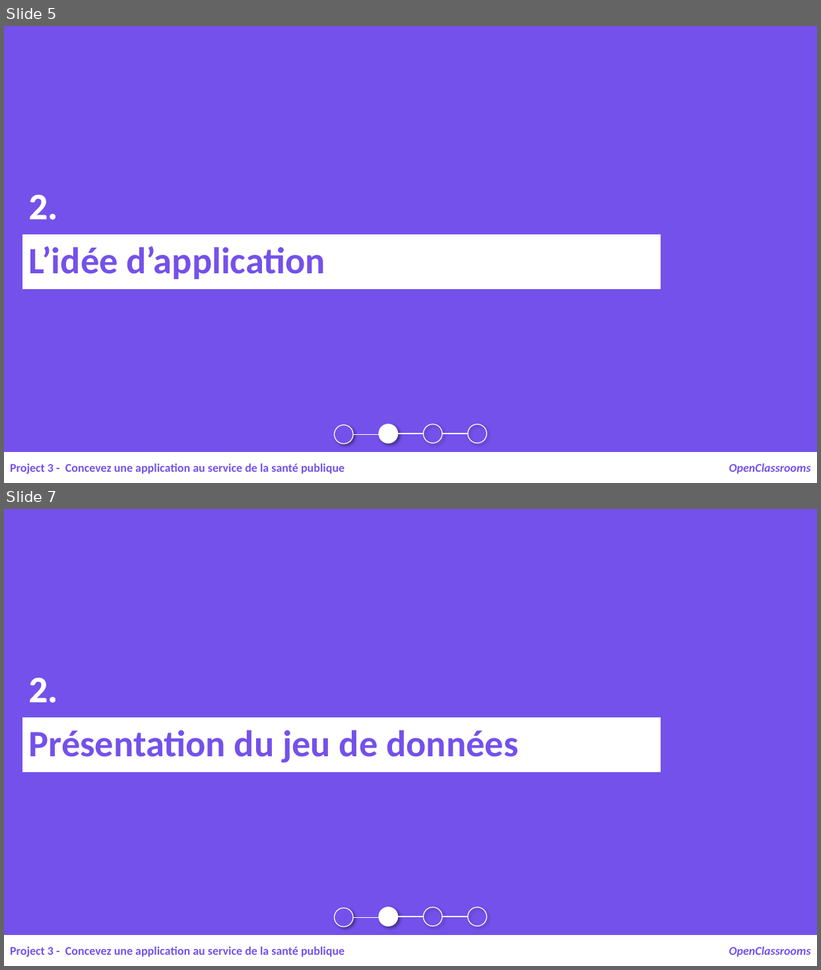
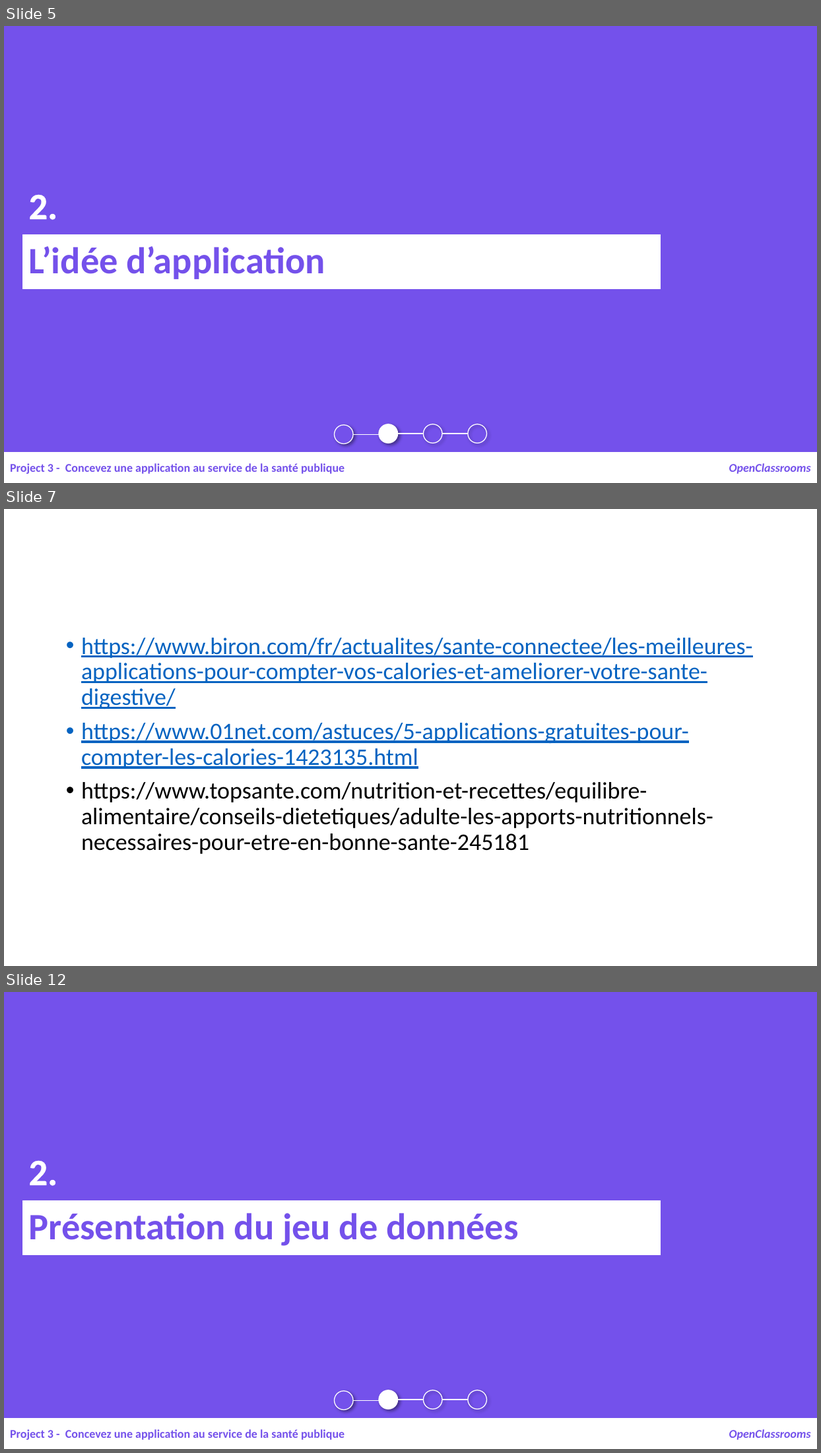
Before and after one commit to samirhinojosa/OC-P3-design-application-public-health, a slide deck: supports/P3_02_presentation.pptx. Shown one above the other, each under a label of ours: slides 5 and 7 before the commit, slides 5, 7 and 12 after it; the slides between them are not shown. The pictures are 821x970 and 821x1453 pixels, drawn with LibreOffice and Linux fonts; fonts in the diff are those of the drawing; background and template pictures are left out. Boxes give left, top, right and bottom in pixels: in the first picture for what was removed or moved away, otherwise in the second. Text is boxed around its words. In the diff, an @@ line names an element or a change of style, - is before the commit and + after.

```diff
--- a/supports/P3_02_presentation.pptx
+++ b/supports/P3_02_presentation.pptx
@@ slide 7 added at bbox=[4, 509, 817, 966], background picture (left out) @@
@@ text added at bbox=[81, 638, 753, 854], 28 pt, text #0563C1, underline @@
+• https://www.biron.com/fr/actualites/sante-connectee/les-meilleures-applications-pour-compter-vos-calories-et-ameliorer-votre-sante-digestive/
+• https://www.01net.com/astuces/5-applications-gratuites-pour-compter-les-calories-1423135.html
+• https://www.topsante.com/nutrition-et-recettes/equilibre-alimentaire/conseils-dietetiques/adulte-les-apports-nutritionnels-necessaires-pour-etre-en-bonne-sante-245181
@@ what was slide 7 is now slide 12 @@
```
Also in this commit, not shown: 1 slide changed, 4 other slides added, 4 other files.
